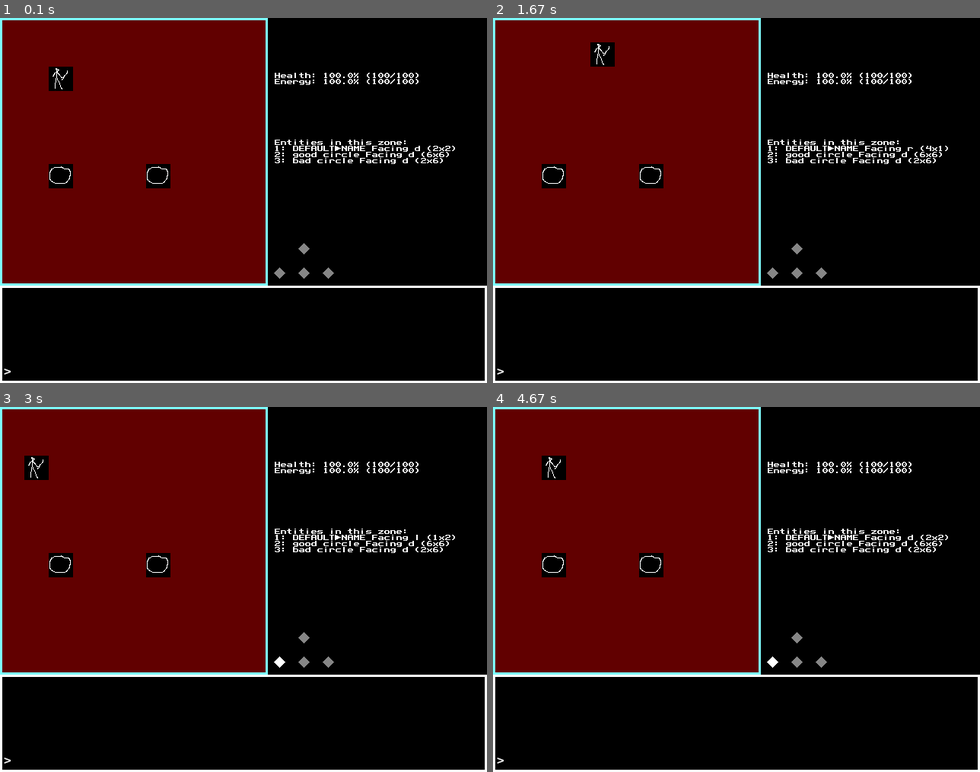
Above: before the commit, frames 1-4 (two rows, left to right).
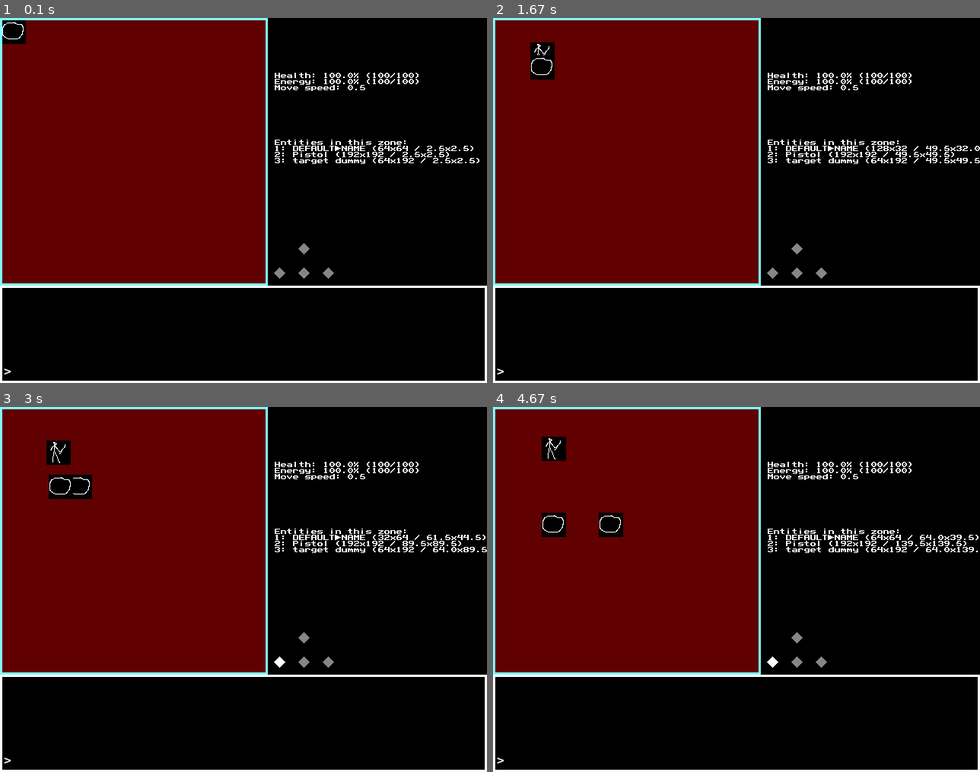
Above: after the commit, the same moments.

Repository: technomancy7/cyberpunk-text-rpg
Game: pygame game, started from __main__.py
The game is run twice, just before and just after one commit, with the same random seed, the same clock (stepped at 60 frames per second) and the same inputs.
Inputs (mouse positions are in pixels of both pictures, inside the frame that each line leads up to):
- Up to frame 1 (0.1 s): no input
- Up to frame 2 (1.67 s): hold D 0.33-0.8 s; move the mouse to (717, 215) at 0.37 s; hold W 0.83-1.13 s; hold D 1.17-1.63 s
- Up to frame 3 (3 s): hold A 1.67-2.2 s; click (292, 669) at 2.28 s; hold S 2.57-2.87 s; hold A from 2.9 s (still down)
- Up to frame 4 (4.67 s): release A at 3.3 s; hold W 3.33-3.7 s; hold D 3.73-4.37 s; hold S from 4.4 s (still down)

The runs differ from the first frame. In frame 1, 1.9% of the frame differs, in the area x 0-99%, y 0-47%; in frame 2, 2.1%; in frame 3, 2.5%, in the area x 5-100%, y 9-47%; in frame 4, 2.5%.

Commit message:
Typewriter effect

Diff:
--- a/__main__.py
+++ b/__main__.py
@@ -3,11 +3,11 @@
 # import the pygame module, so you can use it
 import pygame
 import json
-import state, screens, commands
+import state, screens, commands, world
 import os
 import sys, random
 
-class Main(state.JEState, screens.JEScreens, commands.JECommand):
+class Main(state.JEState, screens.JEScreens, commands.JECommand, world.ElysiumWorld):
     def screen_to_tile(self, xy):
         real_x = int(xy[0] / self.tile_size)
         real_y = int(xy[1] / self.tile_size)
@@ -20,6 +20,24 @@
 
     def draw_button(self, xy, spr, spr_highlight):
         pass
+
+    def draw_arbitrary_precise(self, xy, spr):
+        real_x = xy[0]
+        real_y = xy[1]
+        spr = self.sprites.get(spr, None)
+        if spr == None:
+            print("ERROR: SPRITE FOR ARBITRARY CALL MISSING")
+        else:
+            self.screen.blit(spr, (real_x, real_y))
+
+    def draw_entity_precise(self, entity):
+        real_x = entity["screen_x"]
+        real_y = entity["screen_y"]
+        spr = self.sprites.get(entity["sprite"], None)
+        if spr == None:
+            print("ERROR: SPRITE FOR", entity["tag"], "MISSING")
+        else:
+            self.screen.blit(spr, (real_x, real_y))
 
     def draw_arbitrary(self, xy, spr):
         real_x = xy[0] * self.tile_size
@@ -39,7 +57,7 @@
         else:
             self.screen.blit(spr, (real_x, real_y))
 
-    def write_bmp(self, x, y, text):
+    def write_bmp(self, x, y, text, *, precise = False):
         length = range(len(text))
 
         for i in length:
@@ -52,7 +70,10 @@
 
             # character sheet starts at '!'
             id = ord(ch) - 33
-            self.fbmp(self.bitmap_font, x * 8, y * 8, 8, 8, id)
+            if not precise:
+                self.fbmp(self.bitmap_font, x * 8, y * 8, 8, 8, id)
+            else:
+                self.fbmp(self.bitmap_font, x, y, 8, 8, id)
             x += 1
 
     def fbmp(self, image, x, y, width, height, id):
@@ -116,33 +137,6 @@
     @player.setter
     def player(self, new_player):
         self.variables["focus"] = new_player
-
-    def build_world(self):
-        # Build the default world
-
-        # Refresh world state
-        self.variables = {}
-        self.entities = []
-        self.zones = []
-
-        # SETUP PLAYER
-        self.player = "player"
-        self._entity(tag="player", sprite="player", x=2, y=2, location="the_bar", alliance="player")
-
-        # ZONE 1: THE BAR
-        f = self._entity(tag="goodcircle", sprite="circle", x=6, y=6, location="the_bar", name="good circle")
-        self.set_hostility("goodcircle", "player", 1)
-        f["barks"]["bump"] = ["Hey!", "Watch it!"]
-
-        self._entity(tag="hostilecircle", sprite="circle", x=2, y=6, location="the_bar", name="bad circle")
-        self.set_hostility("hostilecircle", "player", -1)
-
-        self._zone(name="The Bar", tag="the_bar", contains=["player"])
-
-        for x in range(11):
-            for y in range(11):
-                self.zones[0]["map"].append([[x, y], ["wood"]])
-
 
     def switch_to_fst(self):
         self.buttons = []
@@ -207,12 +201,18 @@
         }
 
         # consts
+        self.spr_move_speed = 0.5
         self.tile_size = 32
         self.field_size = 10
         self.bg_colour = [0, 0, 0]
         self._proxy_bg_colour = [0, 0, 0]
         self.bg_shift_speed = 0.2
 
+        self.ttext1 = [255, 255, 255]
+        self.ttext2 = [205, 205, 205]
+        self.ttext3 = [175, 175, 175]
+        self.ttext4 = [125, 125, 125]
+
         # load system config
         with open("config.json", "r+") as f:
             self.cfg = json.load(f)
@@ -234,6 +234,13 @@
         self.entities = []
         self.zones = []
 
+        # Global deltatime
+        self.dt = 0.0
+        self.raw_ticks = 0
+        self.seconds = 0
+        self.clock = pygame.time.Clock()
+        self.ticks = {}
+
         # build the default world
         self.build_world()
 
@@ -241,10 +248,30 @@
         self.text_buffer = []
         self.text_input_ln = ""
         self.msg_history = []
+        self.msg_history_proxy = []
+        self.log_size_limit = 45
 
     def log(self, txt):
+        iters = 0
         # Send a message to the in-game terminal
-        self.msg_history.append(txt)
+        print(len(txt), "<", self.log_size_limit, "=", len(txt) <= self.log_size_limit)
+        if len(txt) < self.log_size_limit:
+            self.msg_history.append(txt)
+            self.msg_history_proxy.append("")
+        else:
+            out = []
+            while len(txt) >= self.log_size_limit:
+                iters += 1
+                newsplit = " ".join(txt[0:self.log_size_limit].split(" ")[:-1])
+                txt = txt[len(newsplit):]
+                self.msg_history.append(newsplit)
+                self.msg_history_proxy.append("")
+                if iters > 10:
+                    print("EMERGENCY BREAK: Log message too big.")
+                    break
+
+            self.msg_history.append(txt)
+            self.msg_history_proxy.append("")
 
     def refresh_text_input(self):
         # Refreshes the string of text used for the terminal input
@@ -289,7 +316,7 @@
                     if current_cmd != "":
                         self.text_buffer.clear()
                         self.refresh_text_input()
-                        self.msg_history.append("$ "+current_cmd)
+                        self.log("$ "+current_cmd)
                         self.parse_command(current_cmd)
                         if self.cfg.get("autoclose_prompt", False):
                             self.selected_console = False
@@ -405,6 +432,31 @@
         if player != None:
             self.move_entity(player, d)
 
+    def global_timer(self):
+        # called every second (roughly)
+
+        # typewriter effect
+        pass
+
+    def global_tick(self, dt):
+        # add deltatime (delay between last frame in milliseconds) to overall counter
+        self.dt += dt
+        self.raw_ticks += 1
+
+        if self.raw_ticks % 20 == 0:
+            for i, val in enumerate(self.msg_history):
+                if self.msg_history_proxy[i] != val:
+                    self.msg_history_proxy[i] += val[len(self.msg_history_proxy[i])]
+
+        # if it's been a second since the last run...
+        if int(self.dt) != self.seconds:
+            self.seconds = int(self.dt)
+            self.global_timer()
+
+        for k, v in self.ticks.items():
+            v(self.dt, dt)
+
+
     def loop(self):
         # main loop
         while self.running:
@@ -424,6 +476,8 @@
 
             self.current_scene()
 
+            self.global_tick((self.clock.tick()/1000)%60)
+
             # Updates the display
             pygame.display.flip()
 
--- a/commands.py
+++ b/commands.py
@@ -49,22 +49,31 @@
                     return self.log("Invalid cmd format.")
 
                 # player.health 1
-
                 target = args.split(".")[0] # player
-                param = args.split(".")[1] # health 1
+                param = ".".join(args.split(".")[1:]) # health 1
                 val = param.split(" ")[0] # health
                 param = " ".join(param.split(" ")[1:]) # 1
 
+                def is_float(s):
+                    try:
+                        float(s)
+                        return True
+                    except:
+                        return False
+
+
                 if type(param) == str and param.isdigit(): param = int(param)
+                if type(param) == str and is_float(param): param = float(param)
                 if type(param) == str and param.lower() == "true": param = True
                 if type(param) == str and param.lower() == "false": param = False
 
-                if target == "world":
+                if target == "world" or target == "self" or target == "$":
                     self.variables[val] = param
                     self.log(f"{target}.{val} = {param} ({type(param)})")
                 else:
                     ent = self.get_entity(target)
-
+                    if ent == None:
+                        return self.log(f"Entity {target} not found.")
                     ent[val] = param
 
                     self.log(f"{target}.{val} = {param} ({type(param)})")
--- a/config.json
+++ b/config.json
@@ -1,4 +1,4 @@
 {
     "winsize": [640, 480],
-    "autoclose_prompt": true
+    "autoclose_prompt": false
 }
--- a/screens.py
+++ b/screens.py
@@ -58,16 +58,17 @@
         current = 0
         log_size = text_input_size-5
         loc = self.cfg["winsize"][1]-text_input_size-log_size
-        for msg in reversed(self.msg_history):
-            colour = (255, 255, 255)
+        for msg in reversed(self.msg_history_proxy):
+            colour = self.ttext1
+
             if current == limit-3:
-                colour = (255, 255, 255, 5) #(255, 255, 255, 150)
+                colour = self.ttext2
 
             if current == limit-2:
-                colour = (255, 255, 255, 200)
+                colour = self.ttext3
 
-            if current == limit:
-                colour = (255, 255, 255, 255)
+            if current == limit-1:
+                colour = self.ttext4
 
             sym = "*"
             symbols = ["$", "!", "@", "#", "?"]
@@ -99,17 +100,30 @@
 
                 num_ents = 0
                 self.write_bmp(text_col, 20, f"Entities in this zone:")
-                #self.draw_entity(player)
-                #print([ent['tag'] for ent in self.entities])
+
+                # = self.variables.get("sprms", 0.5)#0.5
                 for entity in self.entities:
                     if not entity["hidden"] and entity["sprite"] and entity["location"] == cur_loc["tag"]:
-                        self.draw_entity(entity)
+                        if entity["screen_x"] > entity["x"] * self.tile_size:
+                            entity["screen_x"] -= self.spr_move_speed
+
+                        if entity["screen_x"] < entity["x"] * self.tile_size:
+                            entity["screen_x"] += self.spr_move_speed
+
+                        if entity["screen_y"] > entity["y"] * self.tile_size:
+                            entity["screen_y"] -= self.spr_move_speed
+
+                        if entity["screen_y"] < entity["y"] * self.tile_size:
+                            entity["screen_y"] += self.spr_move_speed
+
+                        self.draw_entity_precise(entity)
 
                         num_ents += 1
                         l = f"{entity['x']}x{entity['y']}"
+                        l = f"{entity['x']*self.tile_size}x{entity['y']*self.tile_size} / {entity['screen_x']}x{entity['screen_y']}"
                         #h = f"Hostility: {self.get_hostility(entity, player)}"
-                        h = f"Facing {entity['direction']}"
-                        self.write_bmp(text_col, 20+num_ents, f"{num_ents}: {entity['name']} {h} ({l})")
+                        #h = f"Facing {entity['direction']}"
+                        self.write_bmp(text_col, 20+num_ents, f"{num_ents}: {entity['name']} ({l})")
 
         # Border around the field
         pygame.draw.rect(self.screen, (125,255,255), (0, 0, height, height), 3)
@@ -119,7 +133,7 @@
         ep = 100*(player['energy']/player['energy_max'])
         self.write_bmp(text_col, 9, f"Health: {hp}% ({player['health']}/{player['health_max']})")
         self.write_bmp(text_col, 10, f"Energy: {ep}% ({player['energy']}/{player['energy_max']})")
-
+        self.write_bmp(text_col, 11, f"Move speed: {self.variables.get('sprms', 0.5)}")
         cursor = self.screen_to_tile(pygame.mouse.get_pos())
         #print(pygame.mouse.get_pressed())
 
--- a/state.py
+++ b/state.py
@@ -45,11 +45,15 @@
     def _entity(self, **args):
         o = {
             "tag": "",
+            "x": 0,
+            "y": 0,
+            "screen_x": 0,
+            "screen_y": 0,
             "name": "DEFAULT_NAME",
             "description": "DEFAULT_DESCRIPTION",
             "contains": [],
             "location": "",
-            "type": "actor",
+            "type": "entity",
             "events": {},
             "sprite": None,
             "direction": "d",
@@ -70,6 +74,18 @@
         o.update(**args)
         self.entities.append(o)
         return o
+
+    def set_zone(self, ent, zone):
+        ent = self.get_entity(ent)
+        new_zone = self.get_zone(zone)
+
+        if ent["location"] != "":
+            loc = self.get_zone(ent['location'])
+            if loc != None:
+                loc['contains'].remove(ent['tag'])
+
+        ent['location'] = new_zone['tag']
+        if ent['tag'] not in new_zone['contains']: new_zone["contains"].append(ent['tag'])
 
     def set_hostility(self, ent, alliance, value):
         ent = self.get_entity(ent)
--- /dev/null
+++ b/world.py
@@ -0,0 +1,33 @@
+
+class ElysiumWorld:
+    def build_world(self):
+        # Build the default world
+
+        # Refresh world state
+        self.variables = {}
+        self.entities = []
+        self.zones = []
+
+        # SETUP PLAYER
+        self.player = "player"
+        self._entity(tag="player", sprite="player", x=2, y=2, alliance="player")
+
+        # ZONE 1: THE BAR
+        self._zone(name="The Bar", tag="the_bar")
+        self.set_zone("player", "the_bar")
+
+        f = self._entity(tag="pistol", sprite="circle", x=6, y=6, name="Pistol", solid=False)
+        self.set_zone("pistol", "the_bar")
+
+
+
+        f = self._entity(tag="target_dummy", sprite="circle", x=2, y=6, name="target dummy")
+        self.set_hostility("target_dummy", "player", -1)
+        f["barks"]["bump"] = ["Hey!", "Watch it!", "This is a very long message that will hopefully be split properly in the message history, idk tho."]
+        self.set_zone("target_dummy", "the_bar")
+
+
+
+        for x in range(11):
+            for y in range(11):
+                self.zones[0]["map"].append([[x, y], ["wood"]])
Not shown, added: a.out
